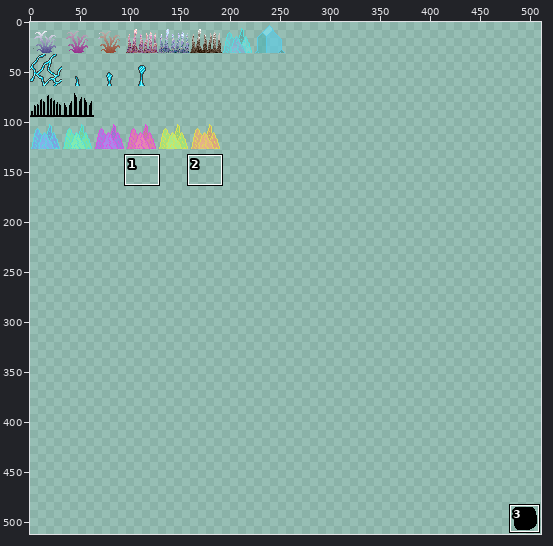
A sprite sheet gets an edit: netclient/media/sprites/mech/mech_00.png. Above, an overview of the earlier version with the close-up marked.
Close-up. Before the commit:
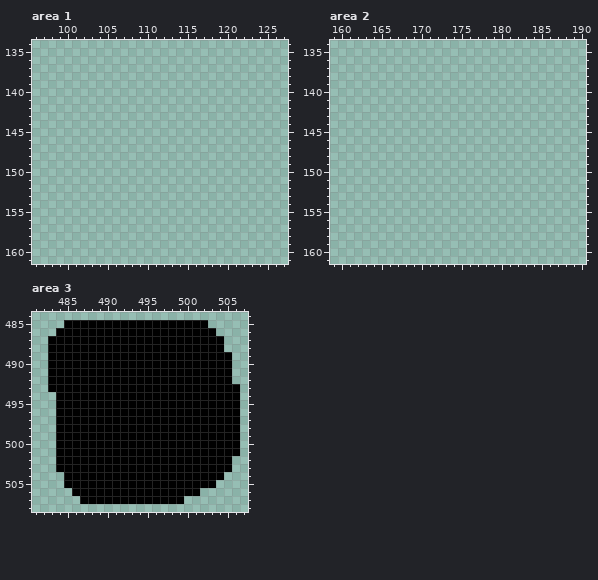
The file is 512x512 pixels. Pixels under 10% opacity are left out. Colours within 5 levels of each other are drawn and written as one. Shown: area 1: x 96..127, y 134..161; area 2: x 159..190, y 134..161; area 3: x 481..507, y 484..508. The wide view leaves out empty margins. The commit also changed other parts of the picture, which this record leaves out.
The result:
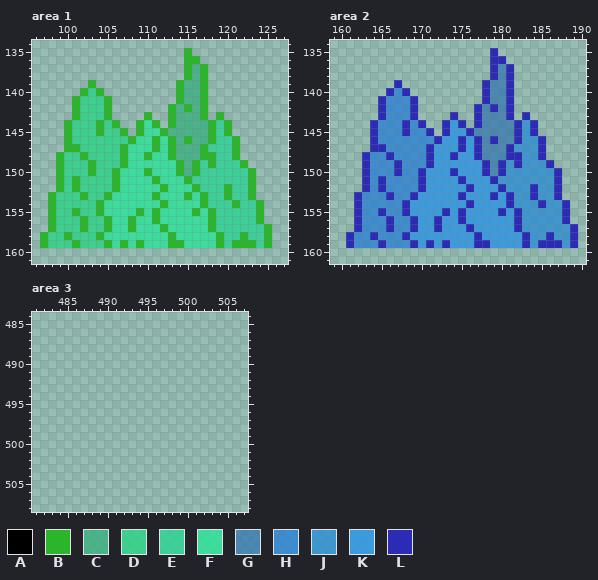
Palette (. is transparent): A #000000  B #2bb52b  C #3cb080d3  D #2dd387d3  E #2dd393d3  F #2de398d6  G #3c7db0d3  H #2d83d3d3  J #2d8fd3d3  K #2d94e3d6  L #2b2bb5
Edits made:
Changed rows in their new state; - is an unchanged pixel.
Area 1:
first column x 97:
135 ------------------B----------
136 ------------------BB---------
137 ------------------BCB--------
138 ------------------BCB--------
139 ------B----------BCCB--------
140 -----BDB---------BCCB--------
141 ----BDDDB--------BCCB--------
142 ----BDDDB-------BCBCB--------
143 ----BDDDB----B--BCCCB-B------
144 ---BDDDBDB--BFB-BCCCCBEB-----
145 ---BDDDBDDB-BFFBCCCCCBEB-----
146 ---BDDDDDDDBFFBFBCBCCBEEB----
147 ---BBDDDDDBFFFBFBCCCBEEEB----
148 --BDDBDDDDBFFBFFBCCCBBEEB----
149 --BDDDBDDDBFFFFFFBCBEBEEEB---
150 --BDDDBDDBFFFBFFFBCBEEEEEEB--
151 --BDBDDDDBFFFFBFFFBEEEEEEEB--
152 --BDBDDDDBFFFFFBFFFBEEEBEEB--
153 -BDDDBDDBFFFFFBFFFBFBEEBEEB--
154 -BDDDDDBFFFFFFFBFFFFBEEEBEEB-
155 -BDDBDDBFFFFBFBFFFFBFBEEEEEB-
156 -BDDDBDDBFFBFFBFFFFFFBEEEEEB-
157 -BDDDBDDBFFBFFFBFFFFFBEEEEEEB
158 BDDBDDDBFFFFFFFFBFFFFFBEEBEEB
159 BDDDBDDDBFBFBFFFBBFFFFBEBBBEB
Area 2:
first column x 161:
135 ------------------L----------
136 ------------------LL---------
137 ------------------LGL--------
138 ------------------LGL--------
139 ------L----------LGGL--------
140 -----LHL---------LGGL--------
141 ----LHHHL--------LGGL--------
142 ----LHHHL-------LGLGL--------
143 ----LHHHL----L--LGGGL-L------
144 ---LHHHLHL--LKL-LGGGGLJL-----
145 ---LHHHLHHL-LKKLGGGGGLJL-----
146 ---LHHHHHHHLKKLKLGLGGLJJL----
147 ---LLHHHHHLKKKLKLGGGLJJJL----
148 --LHHLHHHHLKKLKKLGGGLLJJL----
149 --LHHHLHHHLKKKKKKLGLJLJJJL---
150 --LHHHLHHLKKKLKKKLGLJJJJJJL--
151 --LHLHHHHLKKKKLKKKLJJJJJJJL--
152 --LHLHHHHLKKKKKLKKKLJJJLJJL--
153 -LHHHLHHLKKKKKLKKKLKLJJLJJL--
154 -LHHHHHLKKKKKKKLKKKKLJJJLJJL-
155 -LHHLHHLKKKKLKLKKKKLKLJJJJJL-
156 -LHHHLHHLKKLKKLKKKKKKLJJJJJL-
157 -LHHHLHHLKKLKKKLKKKKKLJJJJJJL
158 LHHLHHHLKKKKKKKKLKKKKKLJJLJJL
159 LHHHLHHHLKLKLKKKLLKKKKLJLLLJL
Area 3:
first column x 483:
485 --..................----
486 -....................---
487 ......................--
488 ......................--
489 .......................-
490 .......................-
491 .......................-
492 .......................-
493 ........................
494 -.......................
495 -.......................
496 -.......................
497 -.......................
498 -.......................
499 -.......................
500 -.......................
501 -.......................
502 -......................-
503 -......................-
504 --....................--
505 --...................---
506 ---................-----
507 ----.............-------
